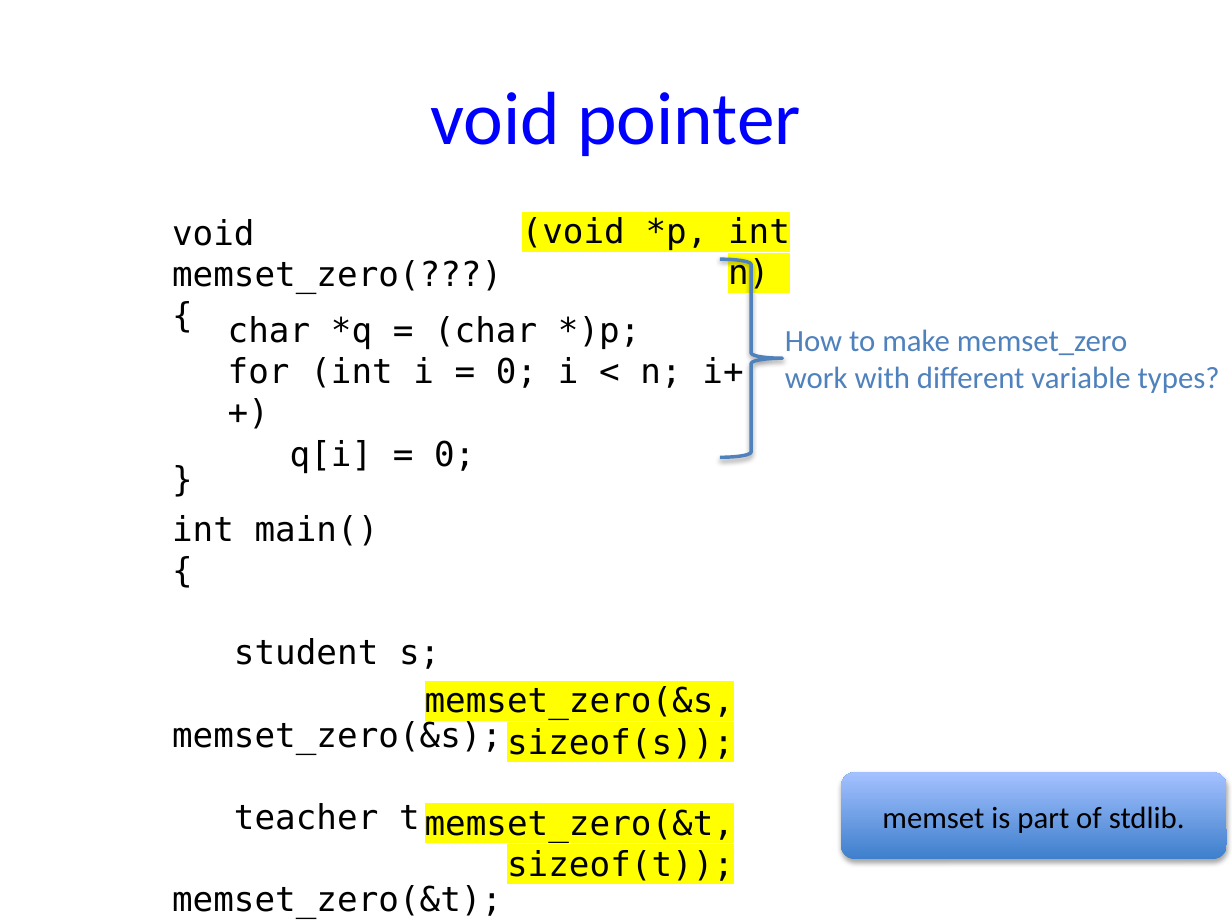
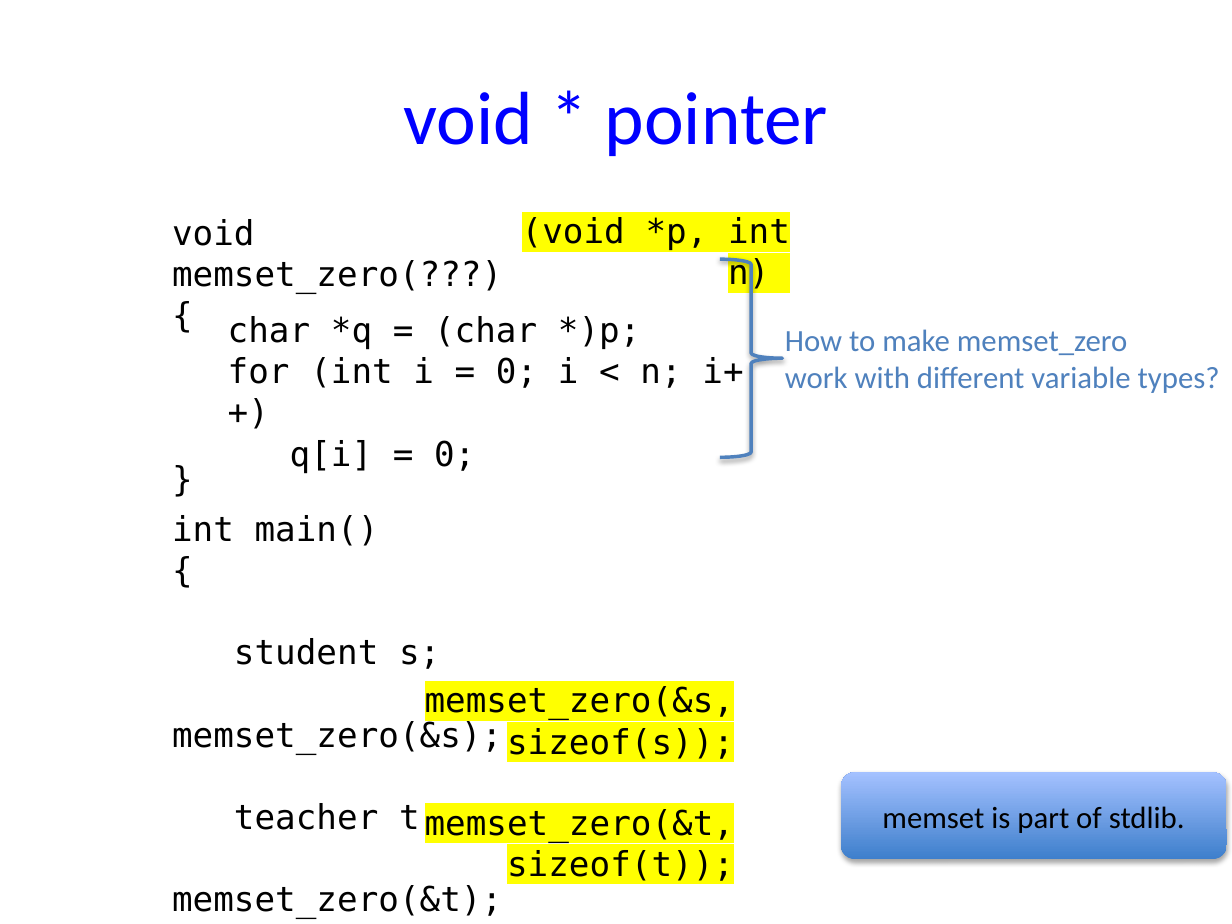
Before and after one commit to NYU-CSO/nyu-cso.github.io, a slide deck: slide 8 of notes/06-struct-malloc.pptx. Drawn at 1232x924 pixels with LibreOffice and Linux fonts; fonts in the diff are those of the drawing. Boxes give left, top, right and bottom in pixels: in the first picture for what was removed or moved away, otherwise in the second. Text is boxed around its words. In the diff, an @@ line names an element or a change of style, - is before the commit and + after.

```diff
--- a/notes/06-struct-malloc.pptx
+++ b/notes/06-struct-malloc.pptx
@@ title at box(403, 91, 828, 156): text changed @@
-void pointer
+void * pointer
```
Also in this commit, not shown: 7 other slides changed, 1 slide removed, 10 other files.
